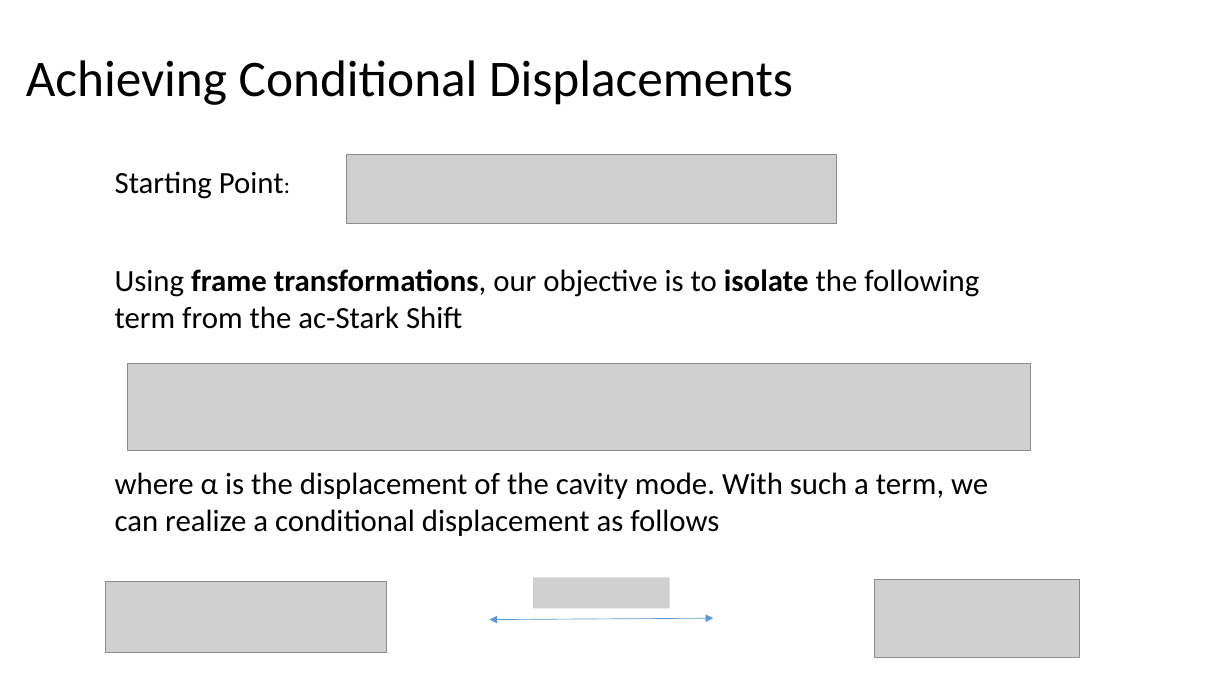
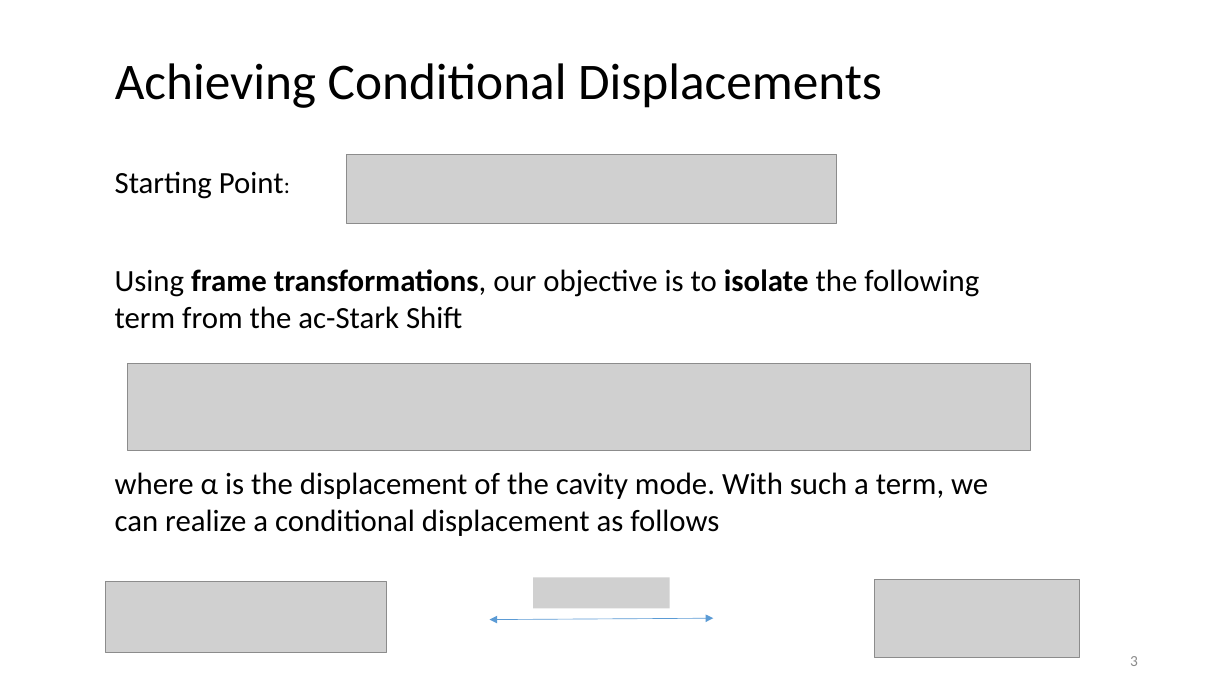
Before and after one commit to EeshGupta/Multimode-Conditional-Displacements, a slide deck: slide 3 of presentations/mcd.pptx. Drawn at 1232x693 pixels with LibreOffice and Linux fonts; fonts in the diff are those of the drawing; grey boxes stand for pictures. Boxes give left, top, right and bottom in pixels: in the first picture for what was removed or moved away, otherwise in the second. Text is boxed around its words. In the diff, an @@ line names an element or a change of style, - is before the commit and + after.

```diff
--- a/presentations/mcd.pptx
+++ b/presentations/mcd.pptx
@@ title "Achieving Conditional Displacements": place and size @@
-title "Achieving Conditional Displacements" at [26, 60, 793, 105]
+title "Achieving Conditional Displacements" at [115, 63, 882, 108]
@@ page number added at [1130, 656, 1138, 666], 12 pt, text #8C8C8C @@
+3
```
Also in this commit, not shown: 23 other slides changed, 3 slides added, 1 other file.
